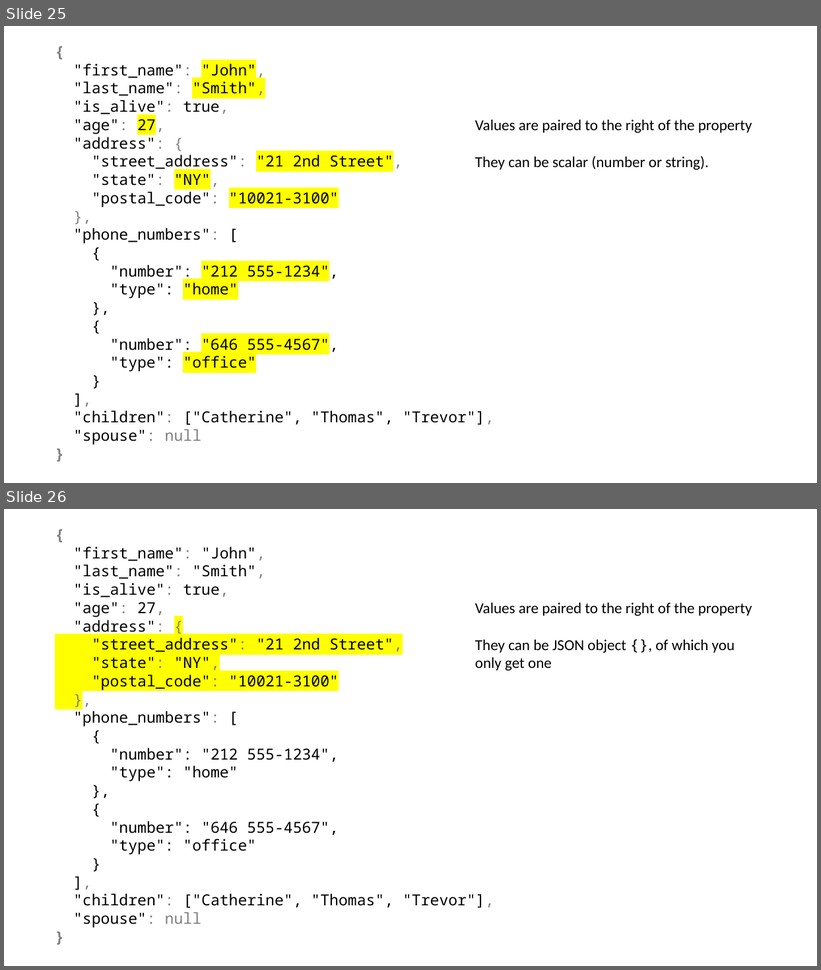
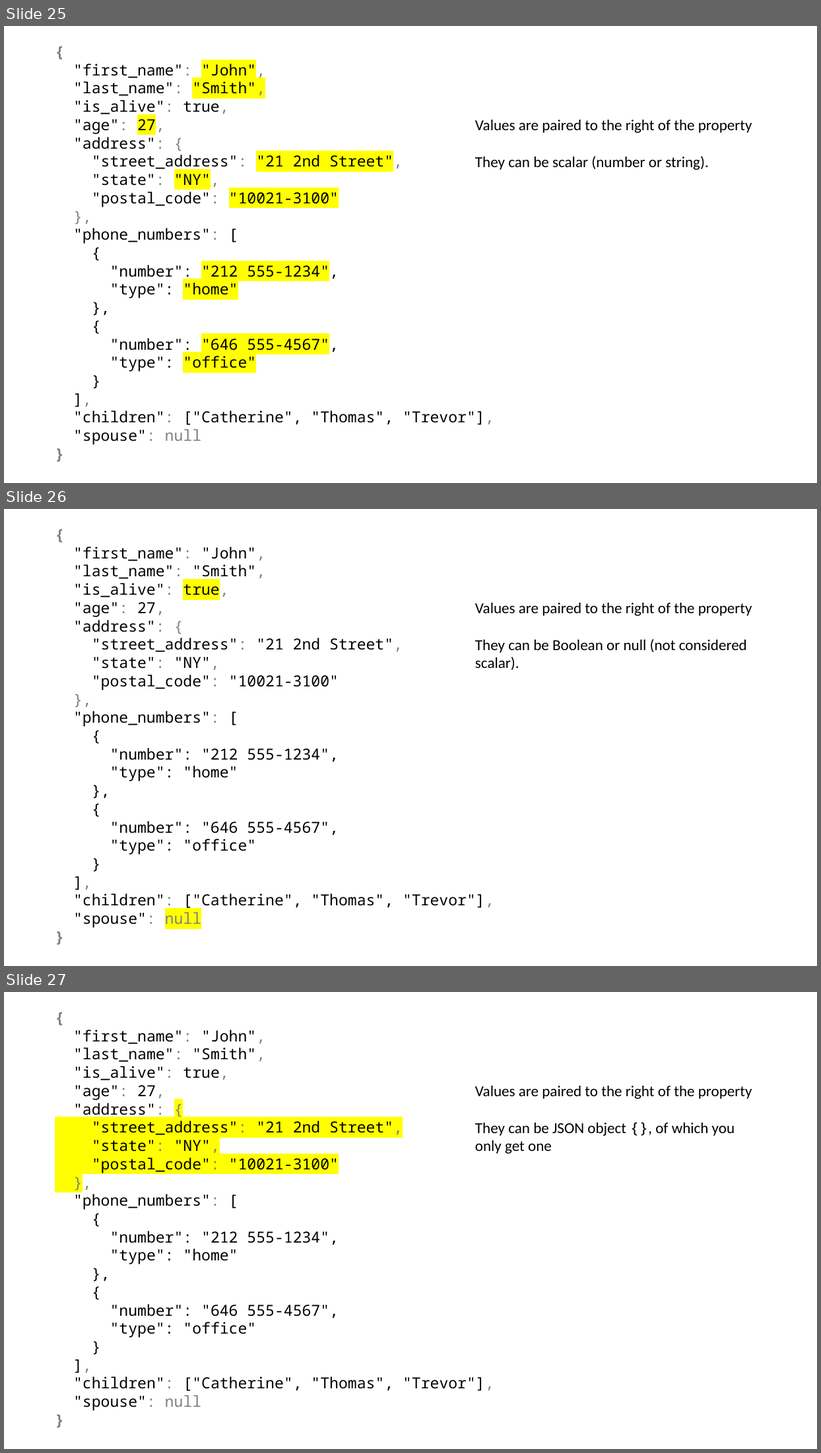
Before and after one commit to jbfoushee/MyPresentations, a slide deck: TSQL_JSON_Operators/TSQL_JSON_Operators.pptx. Shown one above the other, each under a label of ours: slides 25 and 26 before the commit, slides 25, 26 and 27 after it. The pictures are 821x970 and 821x1453 pixels, drawn with LibreOffice and Linux fonts; fonts in the diff are those of the drawing. Boxes give left, top, right and bottom in pixels: in the first picture for what was removed or moved away, otherwise in the second. Text is boxed around its words. In the diff, an @@ line names an element or a change of style, - is before the commit and + after.

```diff
--- a/TSQL_JSON_Operators/TSQL_JSON_Operators.pptx
+++ b/TSQL_JSON_Operators/TSQL_JSON_Operators.pptx
@@ slide 26 added at [4,509,817,966], background #FFFFFF @@
@@ text added at [73,547,494,928], 18 pt, text #000000 @@
+{
+"first_name": "John",
+"last_name": "Smith",
+"is_alive": true,
+"age": 27,
+"address": {
+"street_address": "21 2nd Street",
+"state": "NY",
+"postal_code": "10021-3100"
+},
+"phone_numbers": [
+{
+"number": "212 555-1234",
+"type": "home"
+},
+{
+"number": "646 555-4567",
+"type": "office"
+}
+],
+"children": ["Catherine", "Thomas", "Trevor"],
+"spouse": null
+}
@@ text added at [475,603,752,670], 18 pt, text #000000 @@
+Values are paired to the right of the property
+They can be Boolean or null (not considered scalar).
@@ what was slide 26 is now slide 27 @@
```
Also in this commit, not shown: 8 slides changed.
